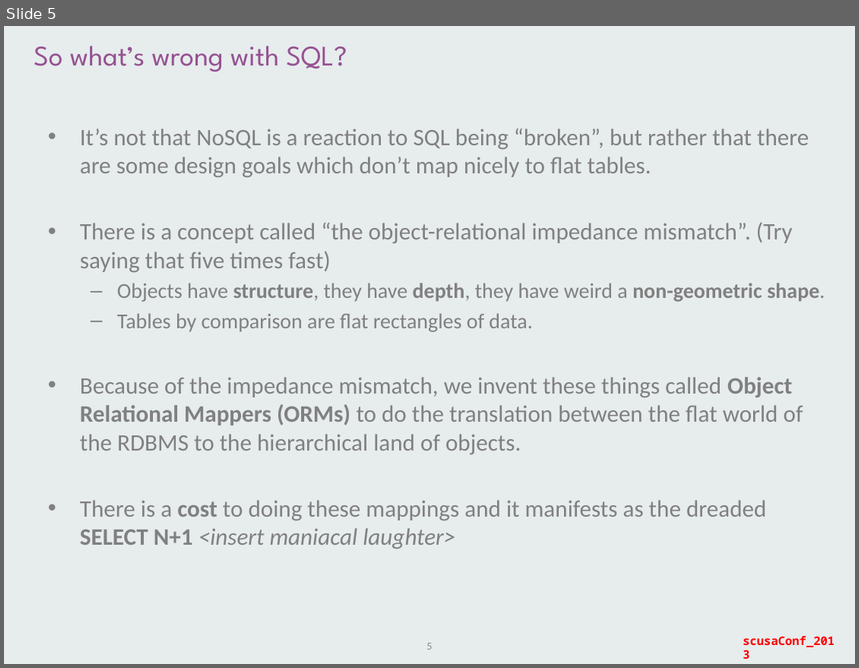
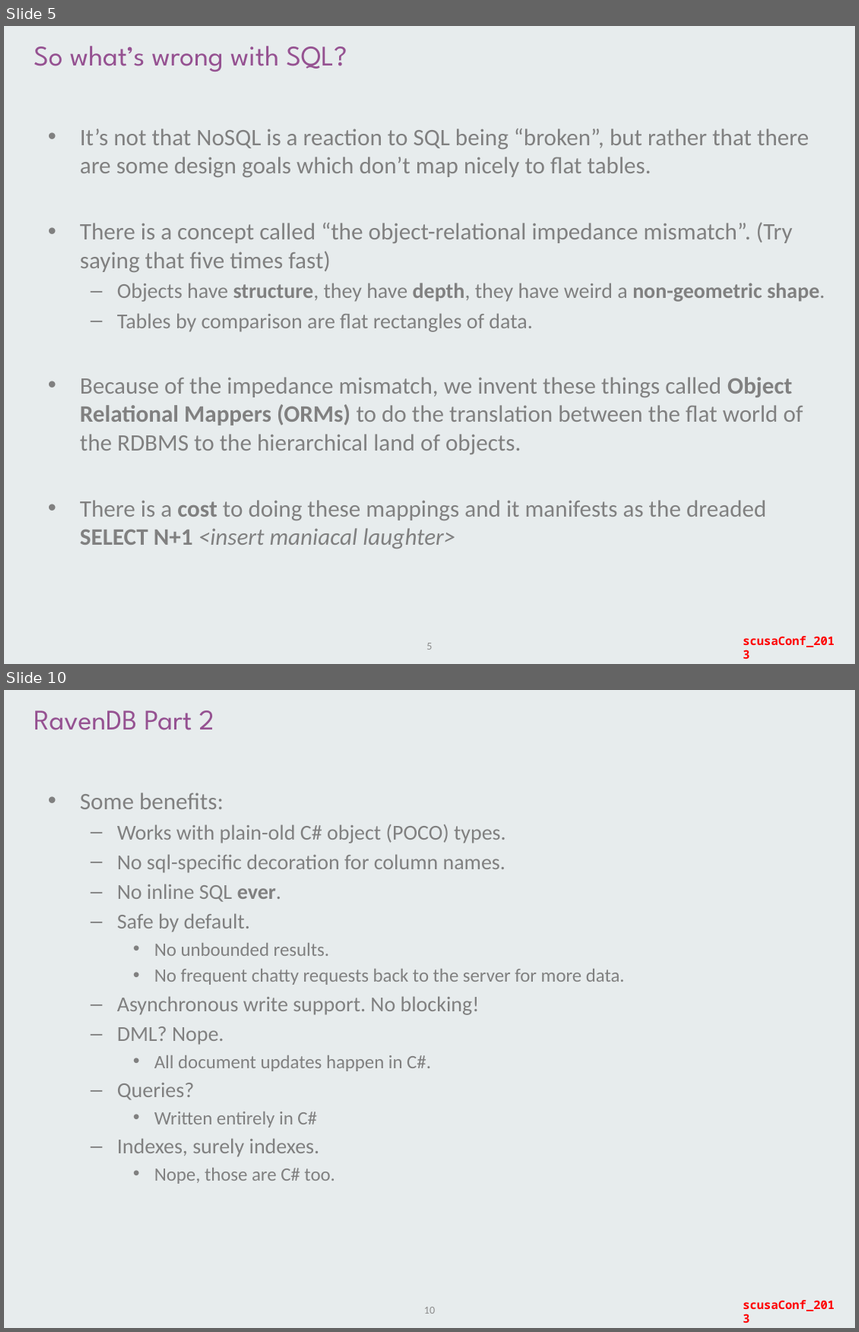
Before and after one commit to staticvoidmain/nosql-demo, a slide deck: slides/scusaConf2013_nosql.pptx. Shown one above the other, each under a label of ours: slide 5 before the commit, slides 5 and 10 after it; the slides between them are not shown. The pictures are 859x668 and 859x1332 pixels, drawn with LibreOffice and Linux fonts; fonts in the diff are those of the drawing; background and template pictures are left out. Boxes give left, top, right and bottom in pixels: in the first picture for what was removed or moved away, otherwise in the second. Text is boxed around its words. In the diff, an @@ line names an element or a change of style, - is before the commit and + after.

```diff
--- a/slides/scusaConf2013_nosql.pptx
+++ b/slides/scusaConf2013_nosql.pptx
@@ slide 10 added at bbox=[4, 690, 855, 1328], background picture (left out); not listed: 1 template element that a slide beside it also shows @@
@@ title added at bbox=[34, 711, 215, 730], 24 pt, text #945191 @@
+RavenDB Part 2
@@ text added at bbox=[80, 793, 625, 1184], 18 pt, text #808080 @@
+• Some benefits:
+  – Works with plain-old C# object (POCO) types.
+  – No sql-specific decoration for column names.
+  – No inline SQL ever.
+  – Safe by default.
+    • No unbounded results.
+    • No frequent chatty requests back to the server for more data.
+  – Asynchronous write support. No blocking!
+  – DML? Nope.
+    • All document updates happen in C#.
+  – Queries?
+    • Written entirely in C#
+  – Indexes, surely indexes.
+    • Nope, those are C# too.
@@ page number added at bbox=[424, 1307, 435, 1314], 9 pt, text #8C8C8C @@
+10
```
Also in this commit, not shown: 5 slides changed, 3 other slides added, 1 slide removed.
